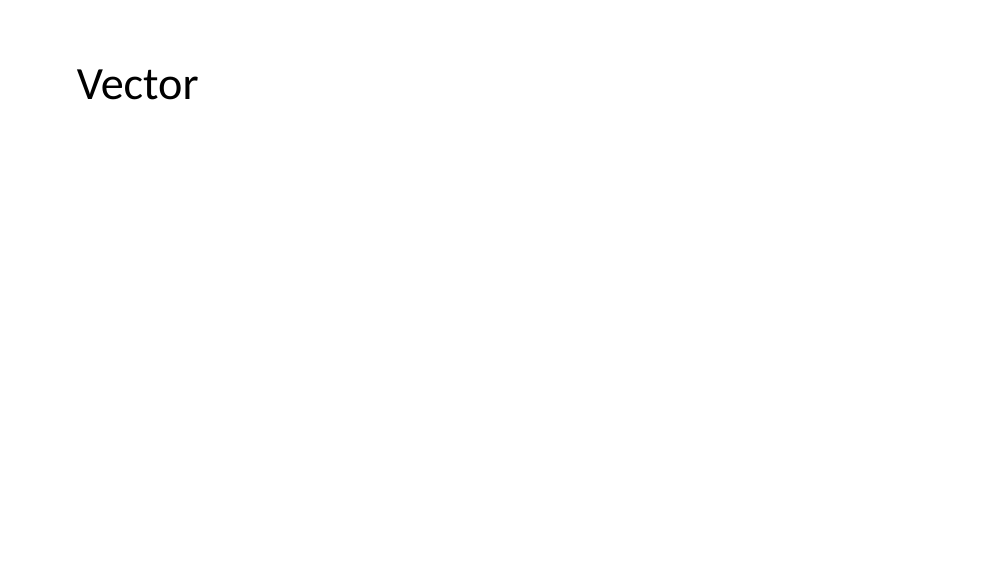
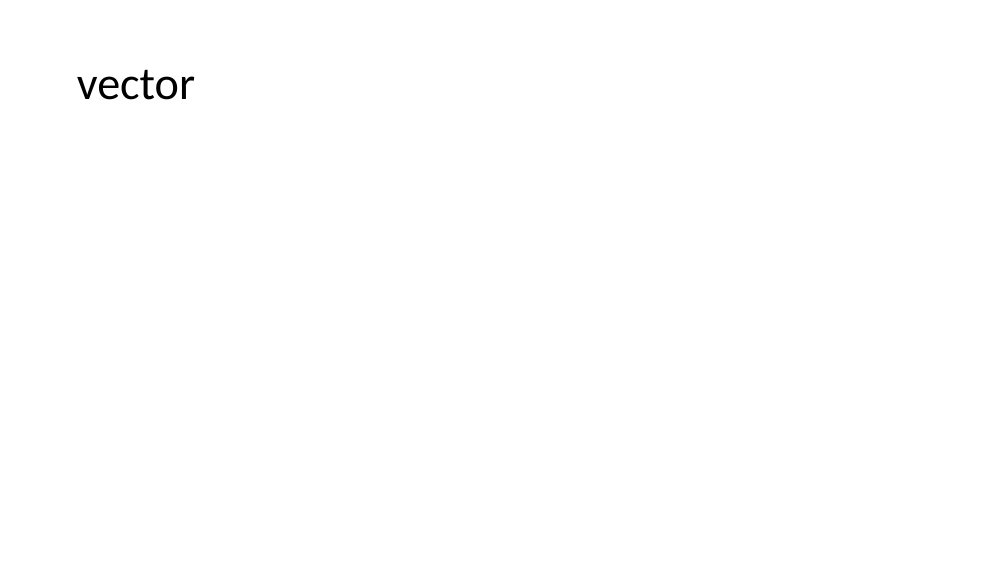
Before and after one commit to muksiddheswar/Tiny-CPP-Examples, a slide deck: slide 4 of CPP-Examples/STL/STL_Presentation.pptx. Drawn at 1008x567 pixels with LibreOffice and Linux fonts; fonts in the diff are those of the drawing; grey boxes stand for pictures. Boxes give left, top, right and bottom in pixels: in the first picture for what was removed or moved away, otherwise in the second. Text is boxed around its words. In the diff, an @@ line names an element or a change of style, - is before the commit and + after.

```diff
--- a/CPP-Examples/STL/STL_Presentation.pptx
+++ b/CPP-Examples/STL/STL_Presentation.pptx
@@ title at [77, 69, 195, 100]: text changed @@
-Vector
+vector
```
Also in this commit, not shown: 3 other slides changed, 2 slides added, 3 other files.
